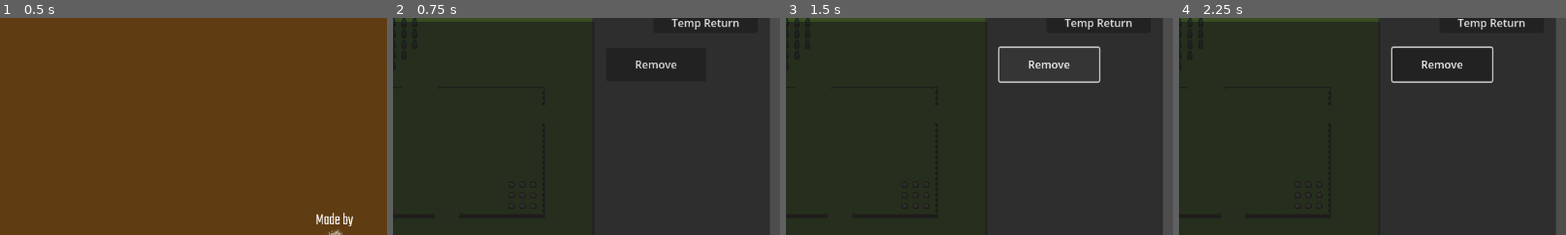
Above: before the commit, frames 1-4 (left to right).
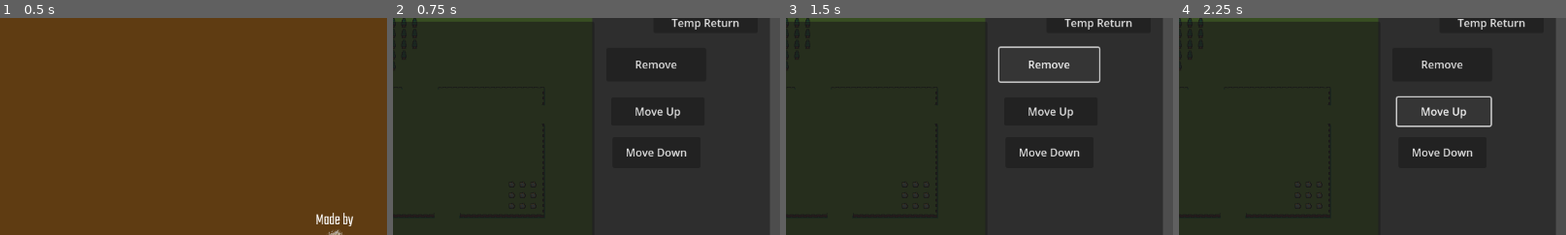
Above: after the commit, the same moments.

Repository: AndreastiUia/BachelorProject
Game: Godot game, scene res://Scenes/menu.tscn
Same seed, same stepped clock (60 frames per second), same inputs: the game is played once before the commit and once after it. The engine's default icon, where the game draws it, is replaced by a stand-in: a white triangle on a blue panel in a dark square.
Inputs (mouse positions are % of the whole screen's width and height, from its top left):
- Up to frame 1 (0.5 s): no input
- Up to frame 2 (0.75 s): click "Start" at 0.5 s
- Up to frame 3 (1.5 s): click "Remove" at 1.25 s
- Up to frame 4 (2.25 s): click (84, 35) at 2 s, where only the run after the commit has a clickable "Move Up"
The pictures show only the part of the screen within x 50-100%, y 13-63%; the shares and areas given below are measured in that part.

Frame 1 is identical in both runs. In frame 2, 0.5% of the frame differs, in the area x 60-76%, y 41-64%; in frame 3, 0.5%; in frame 4, 1.7%, in the area x 54-82%, y 12-64%.
Error before the commit: Out of bounds get index '0' (on base: 'PackedInt32Array') (res://Scenes/ActiveProgram.gd:16)
Error after the commit: Out of bounds get index '0' (on base: 'PackedInt32Array') (res://Scenes/ActiveProgram.gd:12)

Commit message:
Can now move the selected item up and down in the active program list

Diff:
--- a/Scenes/ActiveProgram.gd
+++ b/Scenes/ActiveProgram.gd
@@ -2,28 +2,42 @@
 
 var new_icon = preload("res://Sprites/Icons/icon.svg")
 
-# Reference to the original ItemList
 var Programs = null
 
-# Called when the node enters the scene tree for the first time.
 func _ready():
-	# Access the original ItemList and assign it to Programs
 	Programs = get_parent().get_node("Programs")
 
 
-# Function to move the selected item back to the original list
 func move_item_back_to_original_list():
 	var selected_index = get_selected_items()[0]
 	var selected_item_text = get_item_text(selected_index)
 
-	# If Programs is valid, add the selected item back to it
 	if Programs:
 		Programs.add_item(selected_item_text, new_icon, true)
 
-	# Remove the selected item from the current ItemList
 	remove_item(selected_index)
 
-# Function called when the button is pressed
+
+
+func move_selected_item_up():
+	var selected_index = get_selected_items()[0]
+	if selected_index > 0:
+		move_item(selected_index, selected_index - 1)
+		select(selected_index - 1)
+
+
+func move_selected_item_down():
+	var selected_index = get_selected_items()[0]
+	if selected_index < get_item_count() - 1:
+		move_item(selected_index, selected_index + 1)
+		select(selected_index + 1)
+
 func _on_button_pressed():
-	# Call move_item_back_to_original_list() when the button is pressed
 	move_item_back_to_original_list()
+
+
+func _on_moveup_pressed():
+	move_selected_item_up()
+
+func _on_movedown_pressed():
+	move_selected_item_down()
--- a/Scenes/programbot.tscn
+++ b/Scenes/programbot.tscn
@@ -119,9 +119,16 @@
 script = ExtResource("3_tkffs")
 
 [node name="RichTextLabel" type="RichTextLabel" parent="Panel"]
-layout_mode = 0
-offset_right = 174.0
-offset_bottom = 40.0
+layout_mode = 1
+anchors_preset = -1
+anchor_left = 0.806
+anchor_top = 0.356
+anchor_right = 0.806
+anchor_bottom = 0.356
+offset_left = -903.526
+offset_top = -156.996
+offset_right = -729.526
+offset_bottom = -116.996
 text = "Robots:"
 
 [node name="ActiveProgram" type="ItemList" parent="Panel"]
@@ -137,18 +144,44 @@
 offset_bottom = -0.0310248
 script = ExtResource("4_jju46")
 
-[node name="Button" type="Button" parent="Panel"]
+[node name="Remove" type="Button" parent="Panel"]
 layout_mode = 1
 anchors_preset = -1
-anchor_left = 1.049
-anchor_top = 0.096
-anchor_right = 1.181
-anchor_bottom = 0.21
-offset_left = -297.929
-offset_top = 28.664
-offset_right = -297.769
-offset_bottom = 28.494
+anchor_left = 0.783
+anchor_top = 0.161
+anchor_right = 0.915
+anchor_bottom = 0.275
+offset_left = 0.256942
+offset_top = -0.00100589
+offset_right = 0.416934
+offset_bottom = -0.170999
 text = "Remove"
+
+[node name="Moveup" type="Button" parent="Panel"]
+layout_mode = 1
+anchors_preset = -1
+anchor_left = 0.789
+anchor_top = 0.329
+anchor_right = 0.913
+anchor_bottom = 0.424
+offset_left = 0.530962
+offset_top = -0.0890115
+offset_right = 0.526947
+offset_bottom = 0.0159891
+text = "Move Up"
+
+[node name="Movedown" type="Button" parent="Panel"]
+layout_mode = 1
+anchors_preset = -1
+anchor_left = 0.792
+anchor_top = 0.469
+anchor_right = 0.908
+anchor_bottom = 0.567
+offset_left = -0.832062
+offset_top = -2.82901
+offset_right = 0.131942
+offset_bottom = -0.0470139
+text = "Move Down"
 
 [node name="AnimationPlayer" type="AnimationPlayer" parent="."]
 libraries = {
@@ -158,4 +191,6 @@
 [connection signal="pressed" from="Panel/VBoxContainer/TempReturn" to="." method="_on_temp_return_pressed"]
 [connection signal="item_selected" from="Panel/Programs" to="Panel/Programs" method="_on_item_selected"]
 [connection signal="item_selected" from="Panel/ActiveProgram" to="Panel/ActiveProgram" method="_on_item_selected"]
-[connection signal="pressed" from="Panel/Button" to="Panel/ActiveProgram" method="_on_button_pressed"]
+[connection signal="pressed" from="Panel/Remove" to="Panel/ActiveProgram" method="_on_button_pressed"]
+[connection signal="pressed" from="Panel/Moveup" to="Panel/ActiveProgram" method="_on_moveup_pressed"]
+[connection signal="pressed" from="Panel/Movedown" to="Panel/ActiveProgram" method="_on_movedown_pressed"]
